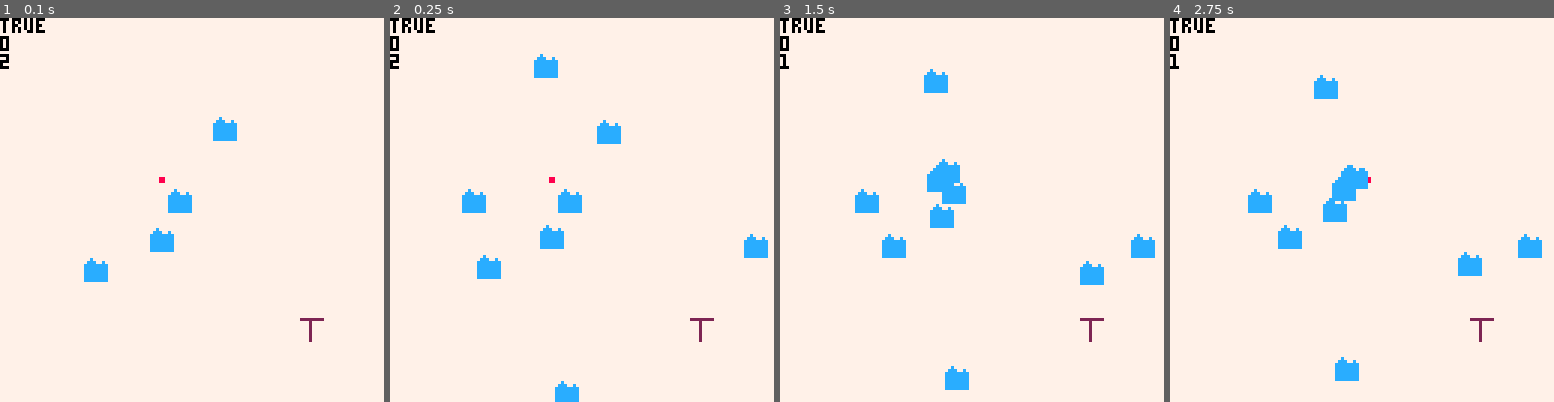
Above: before the commit, frames 1-4 (left to right).
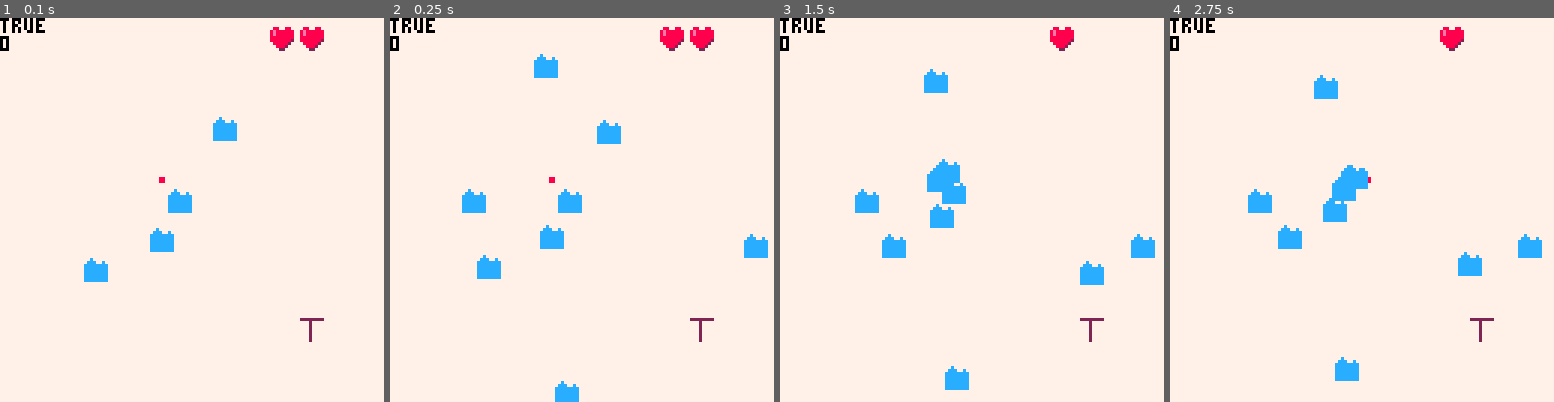
Above: after the commit, the same moments.

Repository: wsasaki01/icebreaker
Game: PICO-8 cartridge p1/icebreaker-p1.p8
Two runs of this game, one before a commit and one after it. Both use one fixed random seed, a clock stepped at 60 frames per second and the inputs below.
Inputs:
- Up to frame 1 (0.1 s): no input
- Up to frame 2 (0.25 s): no input
- Up to frame 3 (1.5 s): tap X (X key) at 0.33, 1.07 s; tap O (Z key) at 0.7 s
- Up to frame 4 (2.75 s): hold Right 1.6-2.1 s; tap O (Z key) at 1.7, 2.1, 2.5 s; tap X (X key) at 1.85 s; hold Up 2.15-2.42 s; hold Right from 2.47 s (still down)

The runs differ from the first frame. In frame 1, 0.7% of the frame differs, in the area x 0-85%, y 2-14%; in frame 2, 0.7%; in frame 3, 0.3%; in frame 4, 0.3%.

Commit message:
Add hearts UI

Diff:
--- a/p1/icebreaker-p1.p8
+++ b/p1/icebreaker-p1.p8
@@ -4,13 +4,13 @@
 #include main.lua
 #include lib.lua
 __gfx__
-00000000000dd00000c0000022222222000dd2220000000000000000000000000000000000000000000000000000000000000000000000000000000000000000
-00000000000dd0000ccc00c000020000000dd0200000000000000000000000000000000000000000000000000000000000000000000000000000000000000000
-0070070000dddd00cccccccc0002000000dddd200000000000000000000000000000000000000000000000000000000000000000000000000000000000000000
-000770000dddddd0cccccccc000200000ddddd200008800000000000000000000000000000000000000000000000000000000000000000000000000000000000
-00077000000dd000cccccccc00020000000dd0200008800000000000000000000000000000000000000000000000000000000000000000000000000000000000
-00700700000dd000cccccccc00020000000dd0200000000000000000000000000000000000000000000000000000000000000000000000000000000000000000
-0000000000d00d00cccccccc0002000000d00d200000000000000000000000000000000000000000000000000000000000000000000000000000000000000000
-000000000d0000d0cccccccc000200000d0000d00000000000000000000000000000000000000000000000000000000000000000000000000000000000000000
+00000000000dd00000c0000022222222000dd2220000000008800880000000000000000000000000000000000000000000000000000000000000000000000000
+00000000000dd0000ccc00c000020000000dd020000000008e888888000000000000000000000000000000000000000000000000000000000000000000000000
+0070070000dddd00cccccccc0002000000dddd20000000008e888888000000000000000000000000000000000000000000000000000000000000000000000000
+000770000dddddd0cccccccc000200000ddddd200008800088888888000000000000000000000000000000000000000000000000000000000000000000000000
+00077000000dd000cccccccc00020000000dd0200008800088888882000000000000000000000000000000000000000000000000000000000000000000000000
+00700700000dd000cccccccc00020000000dd0200000000008888820000000000000000000000000000000000000000000000000000000000000000000000000
+0000000000d00d00cccccccc0002000000d00d200000000000888200000000000000000000000000000000000000000000000000000000000000000000000000
+000000000d0000d0cccccccc000200000d0000d00000000000022000000000000000000000000000000000000000000000000000000000000000000000000000
 
 
--- a/p1/main.lua
+++ b/p1/main.lua
@@ -197,9 +197,12 @@
 
     log({
         p.charge,
-        p.score,
-        p.health
+        p.score
     })
+
+    for i=1,p.health do
+        spr(6, i*10+80, 3)
+    end
 
     shake(0, 0)
 
